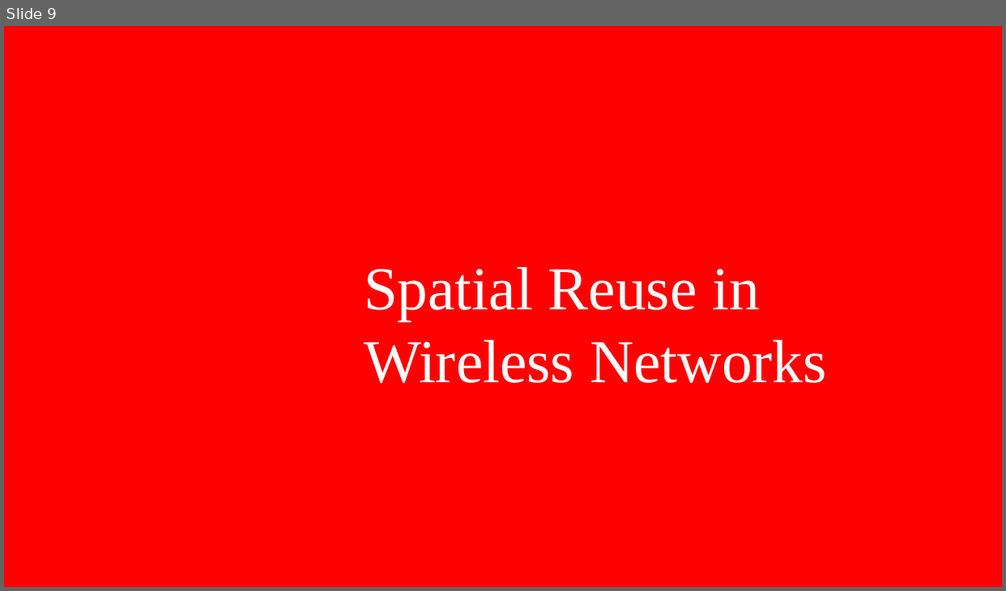
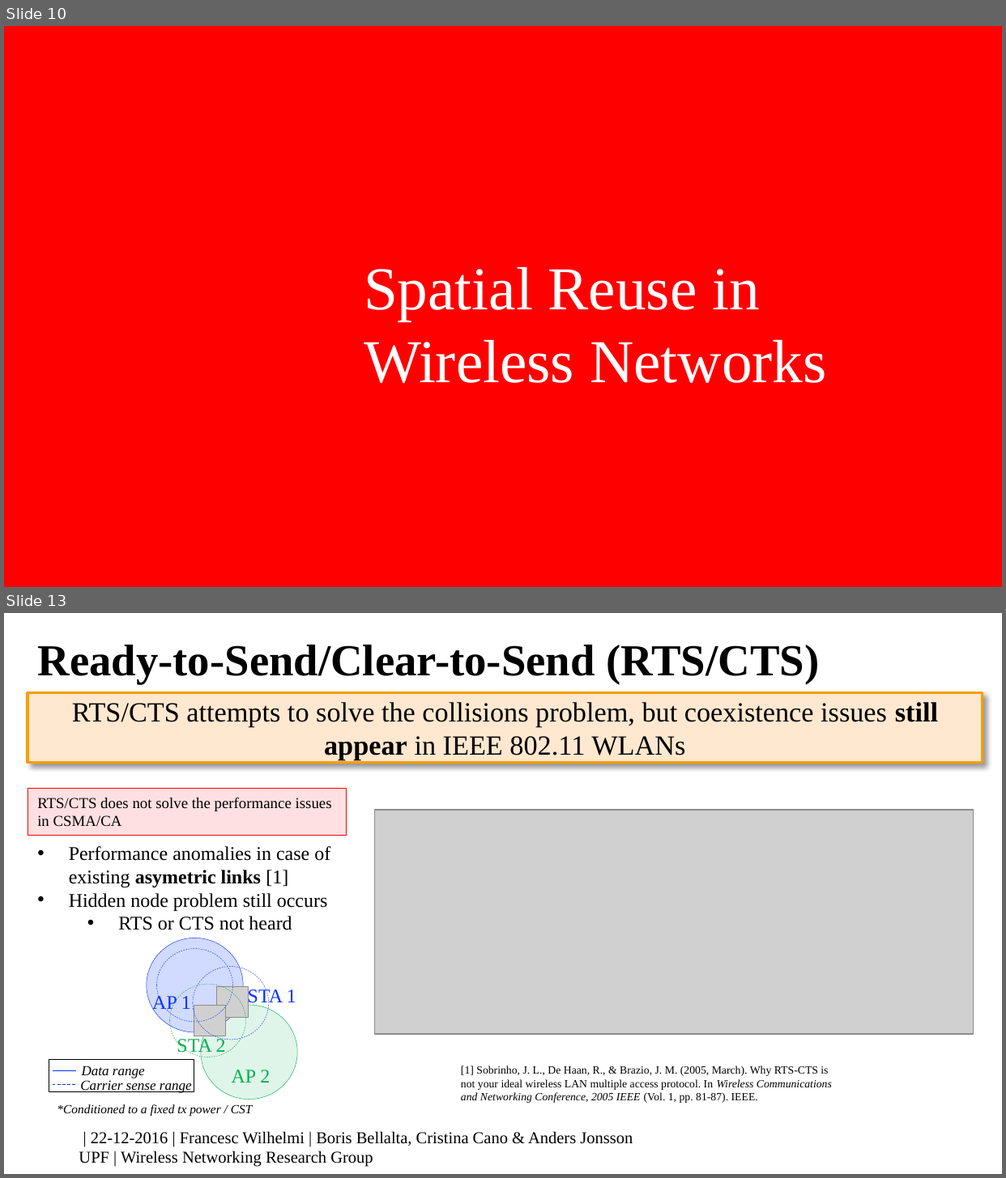
Before and after one commit to BelmY/thesis_proposal, a slide deck: Presentation/thesis_proposal.pptx. Shown one above the other, each under a label of ours: slide 9 before the commit, slides 10 and 13 after it; the slides between them are not shown. The pictures are 1006x591 and 1006x1178 pixels, drawn with LibreOffice and Linux fonts; fonts in the diff are those of the drawing; grey boxes stand for pictures; background and template pictures are left out. Boxes give left, top, right and bottom in pixels: in the first picture for what was removed or moved away, otherwise in the second. Text is boxed around its words. In the diff, an @@ line names an element or a change of style, - is before the commit and + after.

Commit message:
Reviewed version (Boris)

```diff
--- a/Presentation/thesis_proposal.pptx
+++ b/Presentation/thesis_proposal.pptx
@@ slide 13 added at bbox=[4, 613, 1002, 1174], background #FFFFFF @@
@@ title added at bbox=[37, 645, 820, 684], 32 pt, text #000000, bold @@
+Ready-to-Send/Clear-to-Send (RTS/CTS)
@@ rectangle added at bbox=[28, 693, 983, 763], fill #FFE8CF, outline #FF9C00 2 pt, 20 pt, text #000000 @@
+RTS/CTS attempts to solve the collisions problem, but coexistence issues still appear in IEEE 802.11 WLANs
@@ rectangle added at bbox=[28, 789, 347, 836], fill #FFAEB3 at 38% opacity, outline #FF0000 0.75 pt, 11 pt, text #000000 @@
+RTS/CTS does not solve the performance issues in CSMA/CA
@@ picture added at bbox=[374, 810, 973, 1034] @@
@@ text added at bbox=[69, 846, 330, 931], 14 pt, text #000000 @@
+• Performance anomalies in case of existing asymetric links [1]
+• Hidden node problem still occurs
+  • RTS or CTS not heard
@@ text added at bbox=[461, 1066, 832, 1103], 8 pt, text #000000 @@
+[1] Sobrinho, J. L., De Haan, R., & Brazio, J. M. (2005, March). Why RTS-CTS is not your ideal wireless LAN multiple access protocol. In Wireless Communications and Networking Conference, 2005 IEEE (Vol. 1, pp. 81-87). IEEE.
@@ group added at bbox=[49, 939, 297, 1116]: 7 texts, 5 ellipses, 2 pictures, 2 lines, 1 rectangle @@
+STA 1
+STA 2
+AP 1
+AP 2
+Data range
+Carrier sense range
+*Conditioned to a fixed tx power / CST
@@ text added at bbox=[79, 1131, 633, 1167], 12 pt, text #000000 @@
+| 22-12-2016 | Francesc Wilhelmi | Boris Bellalta, Cristina Cano & Anders Jonsson
+UPF | Wireless Networking Research Group
@@ what was slide 9 is now slide 10 @@
```
Also in this commit, not shown: 4 slides changed, 25 other slides added, 11 slides removed, 27 other files.
